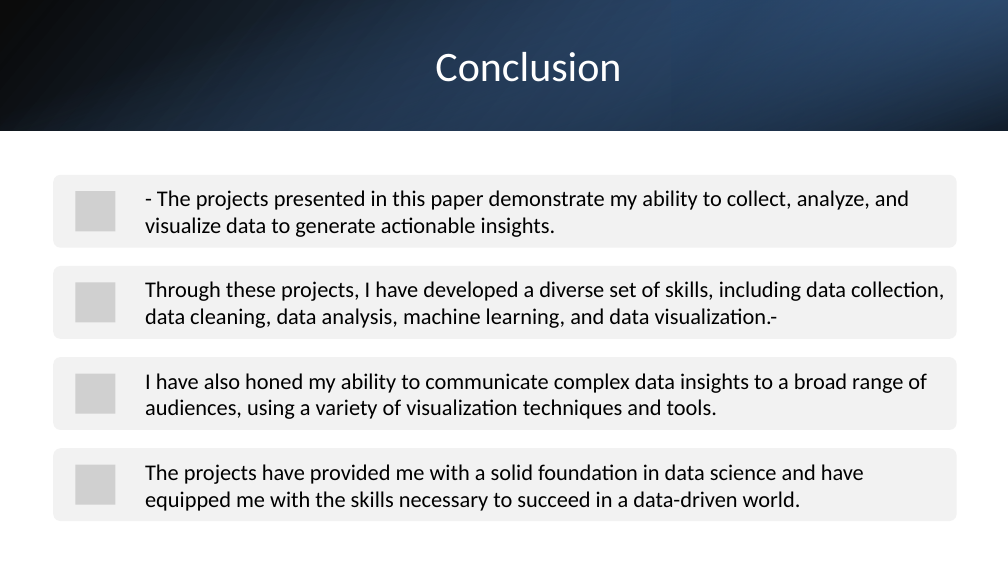
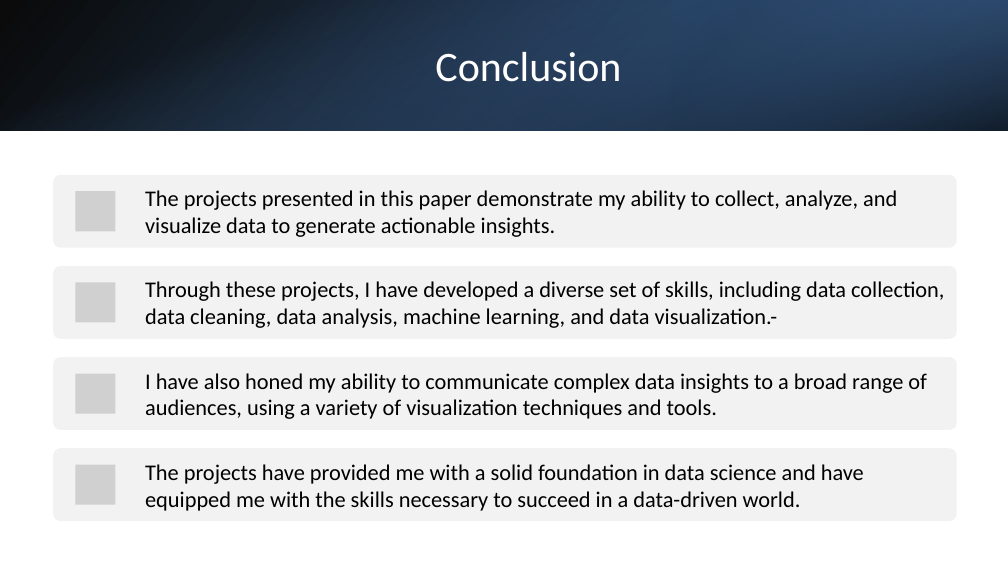
Before and after one commit to francoarenas91/IST782_Appled_Portfolio, a slide deck: slide 17 of presentation_final.pptx (slide 14 before the commit). Drawn at 1008x567 pixels with LibreOffice and Linux fonts; fonts in the diff are those of the drawing; grey boxes stand for pictures. Boxes give left, top, right and bottom in pixels: in the first picture for what was removed or moved away, otherwise in the second. Text is boxed around its words. In the diff, an @@ line names an element or a change of style, - is before the commit and + after.

```diff
--- a/presentation_final.pptx
+++ b/presentation_final.pptx
@@ text at [145,190,897,237]: text changed @@
-- The projects presented in this paper demonstrate my ability to collect, analyze, and visualize data to generate actionable insights.
+The projects presented in this paper demonstrate my ability to collect, analyze, and visualize data to generate actionable insights.
```
Also in this commit, not shown: 3 slides added, 3 other files.
